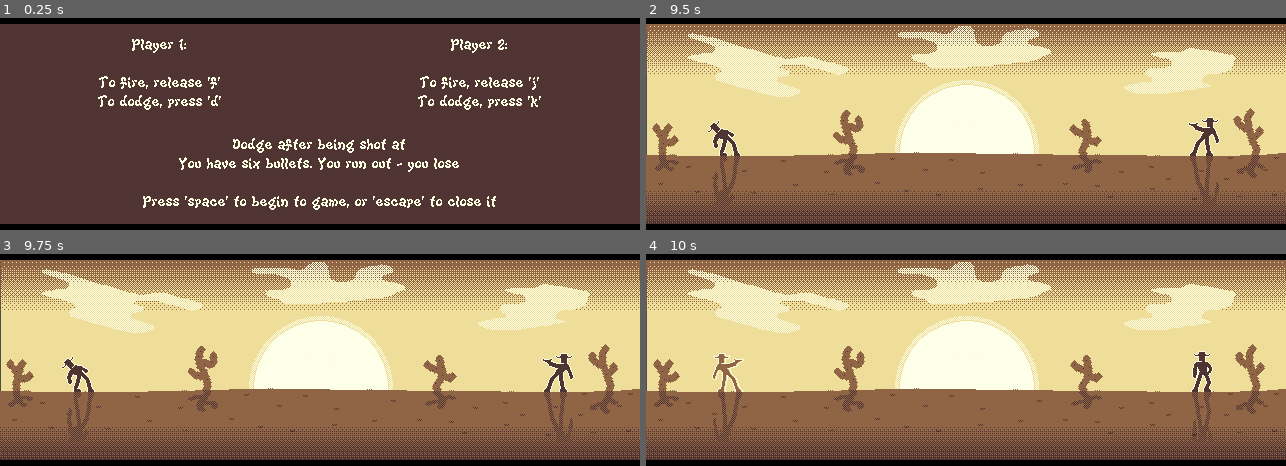
Above: before the commit, frames 1-4 (two rows, left to right).
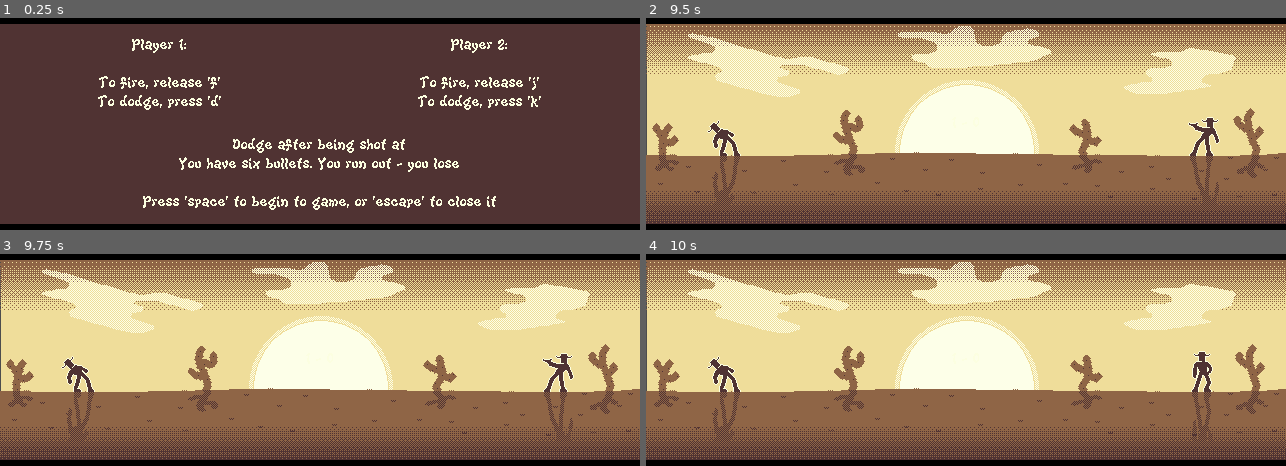
Above: after the commit, the same moments.

Repository: t3chno8uddha/it-s-a-mild-mild-mild-mild-west
Game: Godot game, scene res://nodes/gameplay.gd.tscn
Two runs of this game, one before a commit and one after it. Both use one fixed random seed, a clock stepped at 60 frames per second and the inputs below.
Inputs:
- Up to frame 1 (0.25 s): no input
- Up to frame 2 (9.5 s): tap D (1_dodge) at 0.5, 0.6, 3.05, 3.6, 6.05, 6.6, 9.05 s; tap Space at 0.77, 1.52, 3.02, 3.77, 4.52, 5, 6.02, 6.77, 7.52, 9.02 s; tap F (1_fire) at 0.8, 1.35, 3.8, 4.35, 6.8, 7.35 s; tap K (2_dodge) at 1.55, 2.1, 4.55, 5.1, 7.55, 8.1 s; tap J (2_fire) at 2.3, 2.85, 5.3, 5.85, 8.3, 8.85 s; tap Enter at 5.75 s
- Up to frame 3 (9.75 s): tap D (1_dodge) at 9.6 s
- Up to frame 4 (10 s): tap Space at 9.77 s; tap F (1_fire) at 9.8 s

Frames 1-3 are identical in both runs. In frame 4, 0.6% of the frame differs, in the area x 9-16%, y 46-89%.

Commit message:
bug fixes

Diff:
--- a/code/game.gd
+++ b/code/game.gd
@@ -15,6 +15,7 @@
 
 var action = ""
 var action_playing = false
+var previous_action = ""
 
 @export var t_window = 0.25
 @export var t_fade = 2
@@ -104,10 +105,9 @@
 				_sfx_play(fire_effects)
 
 				p_action = p_num+"_fire"
+				if action == "": action = p_action
+
 				_cooldown(p_num, p_action)
-
-				if action == "": action = p_action
-
 			elif Input.is_action_just_pressed(p_num+"_dodge"):
 				#print (p_num + " dodged")
 				p[p_num] = p_status.dodged
@@ -115,10 +115,10 @@
 				_sfx_play(dodge_effect)
 
 				p_action = p_num+"_dodge"
+
+				if action == "": action = p_action
+
 				_cooldown(p_num, p_action)
-
-				if action == "": action = p_action
-
 			elif Input.is_action_just_pressed(p_num+"_fire"):
 				_sfx_play(hammer_effects)
 
@@ -134,27 +134,26 @@
 func _cooldown(p_num, p_action):
 	p_cooldown[p_num] = true
 
-	if !action_playing:
-		action_playing = true
+	if !action_playing && action != "":
+		var previousAction = action
 
 		await get_tree().create_timer(t_window).timeout
 
-		match action:
+		match previousAction:
 			"1_fire":
-				#print (action)
+				print ("1_fire")
 				if p["2"] != p_status.dodged:	_hit("2", "1")
 			"2_fire":
-				#print (action)
+				print ("2_fire")
 				if p["1"] != p_status.dodged:	_hit("1", "2")
 
 			"1_dodge":
-				#print (action)
+				print ("1_dodge")
 				if p["2"] == p_status.fired:	_hit("1", "2")
 			"2_dodge":
-				#print (action)
+				print ("2_dodge")
 				if p["1"] == p_status.fired:	_hit("2", "1")
 
-		action = ""
 
 		action_playing = false
 
@@ -184,8 +183,7 @@
 
 		p[p_num] = p_status.idle
 
-		if p_action == action:
-			action = ""
+		if p_action == action: action = ""
 		action_playing = false
 
 func _hit(p_num, w_id):
--- a/nodes/gameplay.gd.tscn
+++ b/nodes/gameplay.gd.tscn
@@ -158,7 +158,6 @@
 vertical_alignment = 1
 
 [node name="p2_tutorial" type="Label" parent="tutorial"]
-anchors_preset = -1
 offset_top = -100.0
 offset_right = 320.0
 grow_horizontal = 0
@@ -172,7 +171,6 @@
 vertical_alignment = 1
 
 [node name="start" type="Label" parent="tutorial"]
-anchors_preset = -1
 offset_left = -320.0
 offset_right = 320.0
 offset_bottom = 100.0
Not shown, removed: exports/It's a Mild Mild Mild Mild West.console.exe
Not shown, changed: exports/It's a Mild Mild Mild Mild West.exe
Not shown, changed: exports/It's a Mild Mild Mild Mild West.pck
Not shown, added: exports/Linux/It's a Mild Mild Mild Mild West
Not shown, added: exports/Linux/It's a Mild Mild Mild Mild West.pck
Not shown, added: exports/M4W.zip
Not shown, added: exports/Windows/It's a Mild Mild Mild Mild West.exe
Not shown, added: exports/Windows/It's a Mild Mild Mild Mild West.pck
